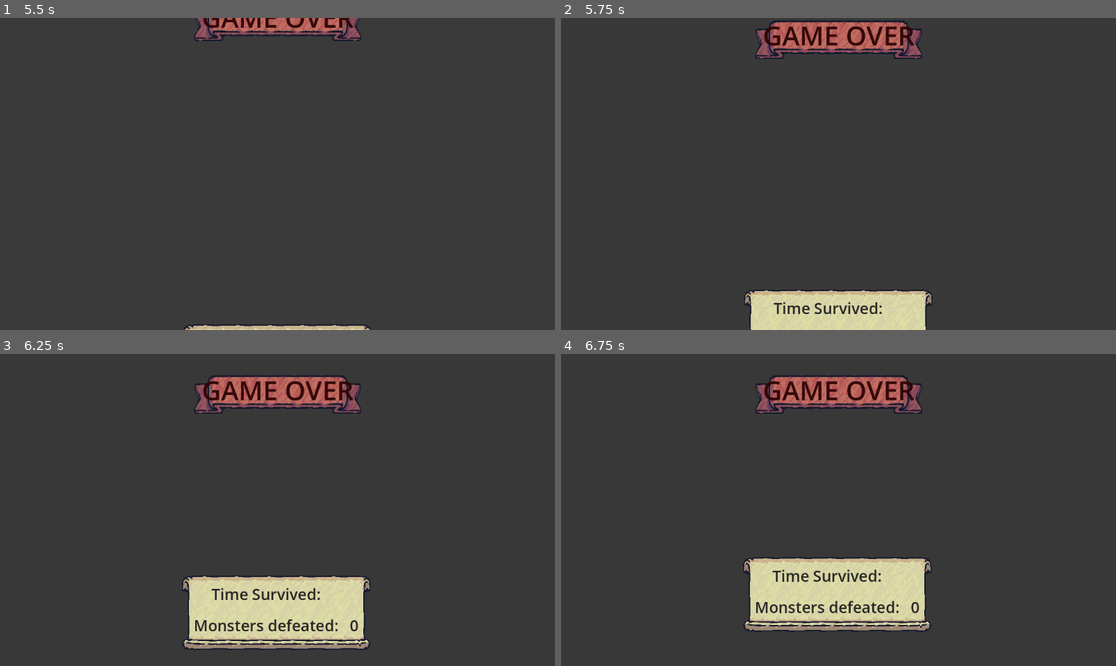
Above: before the commit, frames 1-4 (two rows, left to right).
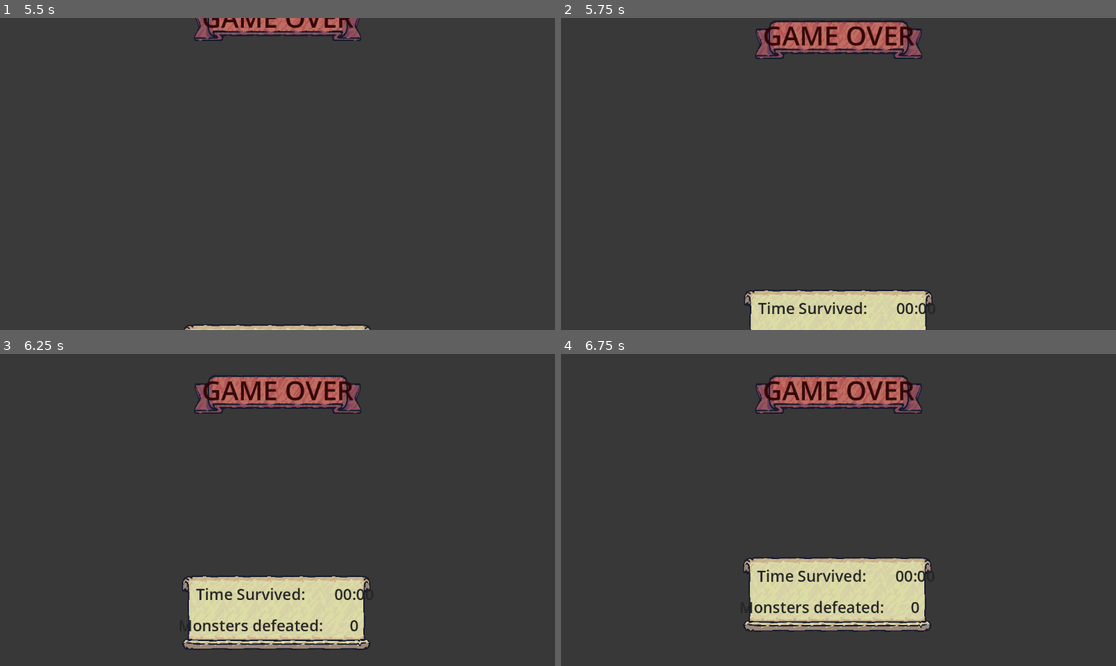
Above: after the commit, the same moments.

Repository: KarinaGante/BootcampSantander
Game: Godot game, scene res://GUI/gameOverUI.tscn
Same seed, same stepped clock (60 frames per second), same inputs: the game is played once before the commit and once after it. This scene is started directly instead of the project's main scene.
Inputs (mouse positions are in pixels of both pictures, inside the frame that each line leads up to):
- Up to frame 1 (5.5 s): move the mouse to (399, 158) at 0.52 s; hold D (move_right) 0.53-1.28 s; click (399, 158) at 0.6 s; move the mouse to (166, 189) at 1.27 s; hold S (move_down) 1.28-2.03 s; click (166, 189) at 1.35 s; tap Enter at 2, 3.5, 5 s; move the mouse to (333, 105) at 2.02 s; hold D (move_right) 2.03-2.78 s; click (333, 105) at 2.1 s; tap Space at 2.75, 4.25 s; move the mouse to (249, 236) at 2.77 s; hold W (move_up) 2.78-3.53 s; click (249, 236) at 2.85 s; move the mouse to (444, 220) at 3.52 s; hold A (move_left) 3.53-5.03 s; click (444, 220) at 3.6 s; move the mouse to (111, 127) at 4.27 s; click (111, 127) at 4.35 s; move the mouse to (305, 174) at 5.02 s; hold S (move_down) from 5.03 s (still down); click (305, 174) at 5.1 s
- Up to frame 2 (5.75 s): keep holding S (move_down)
- Up to frame 3 (6.25 s): move the mouse to (194, 432) at 5.77 s; release S (move_down) at 5.78 s; hold D (move_right) from 5.78 s (still down); click (194, 432) at 5.85 s
- Up to frame 4 (6.75 s): move the mouse to (960, 494) at 6.52 s; release D (move_right) at 6.53 s; hold W (move_up) from 6.53 s (still down); click (960, 494) at 6.6 s

Frame 1 is identical in both runs. In frame 2, 0.5% of the frame differs, in the area x 35-67%, y 91-95%; in frame 3, 1.1%; in frame 4, 1.1%, in the area x 34-67%, y 69-84%.

Commit message:
Atualizando labels do game over UI / Ajustes finais / Otimização de código

Diff:
--- a/Game Design com Godot/Tiny Swords/GUI/gameOverUI.gd
+++ b/Game Design com Godot/Tiny Swords/GUI/gameOverUI.gd
@@ -6,14 +6,11 @@
 @onready var monstersLabel = %MonstersLabel
 
 @export var restartDelay: float = 5.0
-
 var restartCooldown: float
-var timeSurvived: String
-var monstersDefeated: int
 
 func _ready():
-	timeLabel.text = timeSurvived
-	monstersLabel.text = str(monstersDefeated)
+	timeLabel.text = GameManager.timeElapsedString
+	monstersLabel.text = str(GameManager.monstersDefeatedCounter)
 	restartCooldown = restartDelay
 
 func _process(delta):
--- a/Game Design com Godot/Tiny Swords/GUI/gui.gd
+++ b/Game Design com Godot/Tiny Swords/GUI/gui.gd
@@ -3,26 +3,7 @@
 @onready var timerLabel = %TimerLabel
 @onready var meatLabel = %MeatLabel
 
-var timeElapsed: float = 0.0
-var meatCounter: int = 0
-
-func _ready():
-	GameManager.player.meatCollected.connect(onMeatCollected)
-	# padroniza valor inicial em 0
-	meatLabel.text = str(meatCounter)
-
-func _process(delta):
-	# update timer
-	timeElapsed += delta
-
-	# floor > arredonda p baixo / ceil > arredonda p cima / round > arredonda p cima ou p baixo (depende do numero)
-	var timeElaspsedInSeconds: int = floori(timeElapsed)
-	var seconds: int = timeElaspsedInSeconds % 60
-	var minutes: int  = timeElaspsedInSeconds / 60
-	# formatando o texto no label
-	timerLabel.text = "%02d:%02d" % [minutes, seconds]
-
-func onMeatCollected(regenationValue: int) -> void:
-	# atualiza o contador do item coletado
-	meatCounter += 1
-	meatLabel.text = str(meatCounter)
+func _process(delta: float):
+	# update labels
+	meatLabel.text = str(GameManager.meatCounter)
+	timerLabel.text = GameManager.timeElapsedString
--- a/Game Design com Godot/Tiny Swords/enemies/enemy.gd
+++ b/Game Design com Godot/Tiny Swords/enemies/enemy.gd
@@ -53,6 +53,9 @@
 	if randf() <= dropChance:
 		dropItem()
 
+	# incrementar contador
+	GameManager.monstersDefeatedCounter += 1
+
 	# deletar obj
 	queue_free() # destruindo entidade
 
--- a/Game Design com Godot/Tiny Swords/gameManager.gd
+++ b/Game Design com Godot/Tiny Swords/gameManager.gd
@@ -5,6 +5,22 @@
 var player: Player
 var playerPosition: Vector2
 var isGameOver: bool = false
+
+var timeElapsed: float = 0.0
+var timeElapsedString: String
+var meatCounter: int = 0
+var monstersDefeatedCounter: int = 0
+
+func _process(delta):
+	# update timer
+	timeElapsed += delta
+
+	# floor > arredonda p baixo / ceil > arredonda p cima / round > arredonda p cima ou p baixo (depende do numero)
+	var timeElaspsedInSeconds: int = floori(timeElapsed)
+	var seconds: int = timeElaspsedInSeconds % 60
+	var minutes: int  = timeElaspsedInSeconds / 60
+	# formatando o texto no label
+	timeElapsedString = "%02d:%02d" % [minutes, seconds]
 
 func endGame():
 	if isGameOver: return
@@ -16,5 +32,10 @@
 	playerPosition = Vector2.ZERO
 	isGameOver = false
 
+	timeElapsed = 0.0
+	timeElapsedString = "00:00"
+	meatCounter = 0
+	monstersDefeatedCounter = 0
+
 	for connection in gameOver.get_connections():
 		gameOver.disconnect(connection.callable)
--- a/Game Design com Godot/Tiny Swords/main.gd
+++ b/Game Design com Godot/Tiny Swords/main.gd
@@ -14,6 +14,4 @@
 
 	# criar game over UI
 	var gameOverUI: GameOverUI = gameOverUItemplate.instantiate()
-	gameOverUI.monstersDefeated = 999
-	gameOverUI.timeSurvived = "01:58"
 	add_child(gameOverUI)
--- a/Game Design com Godot/Tiny Swords/player/player.gd
+++ b/Game Design com Godot/Tiny Swords/player/player.gd
@@ -35,6 +35,7 @@
 
 func _ready():
 	GameManager.player = self
+	meatCollected.connect(func(value: int): GameManager.meatCounter += 1)
 
 func _process(delta: float) -> void:
 	GameManager.playerPosition = position
